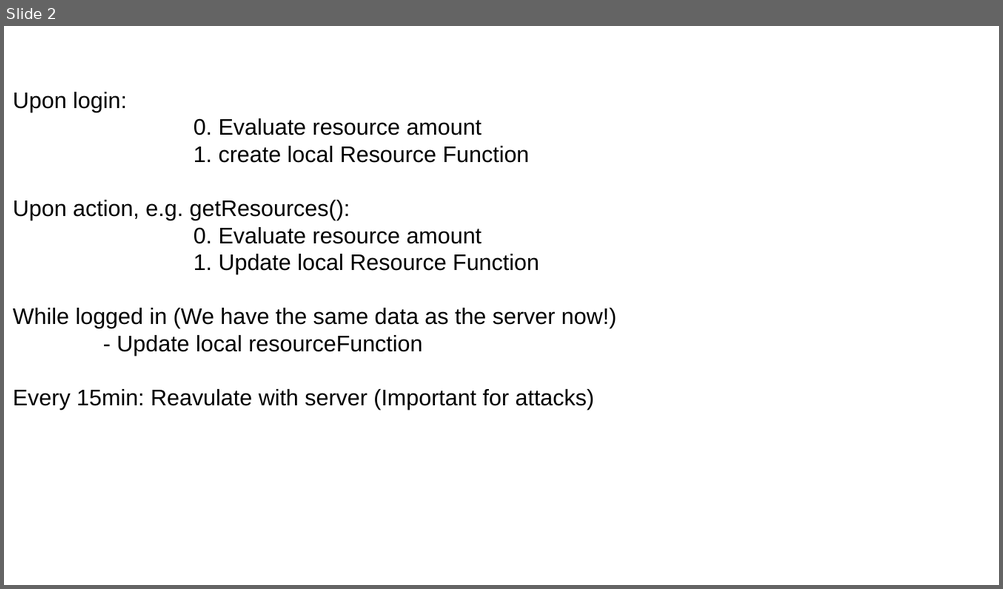
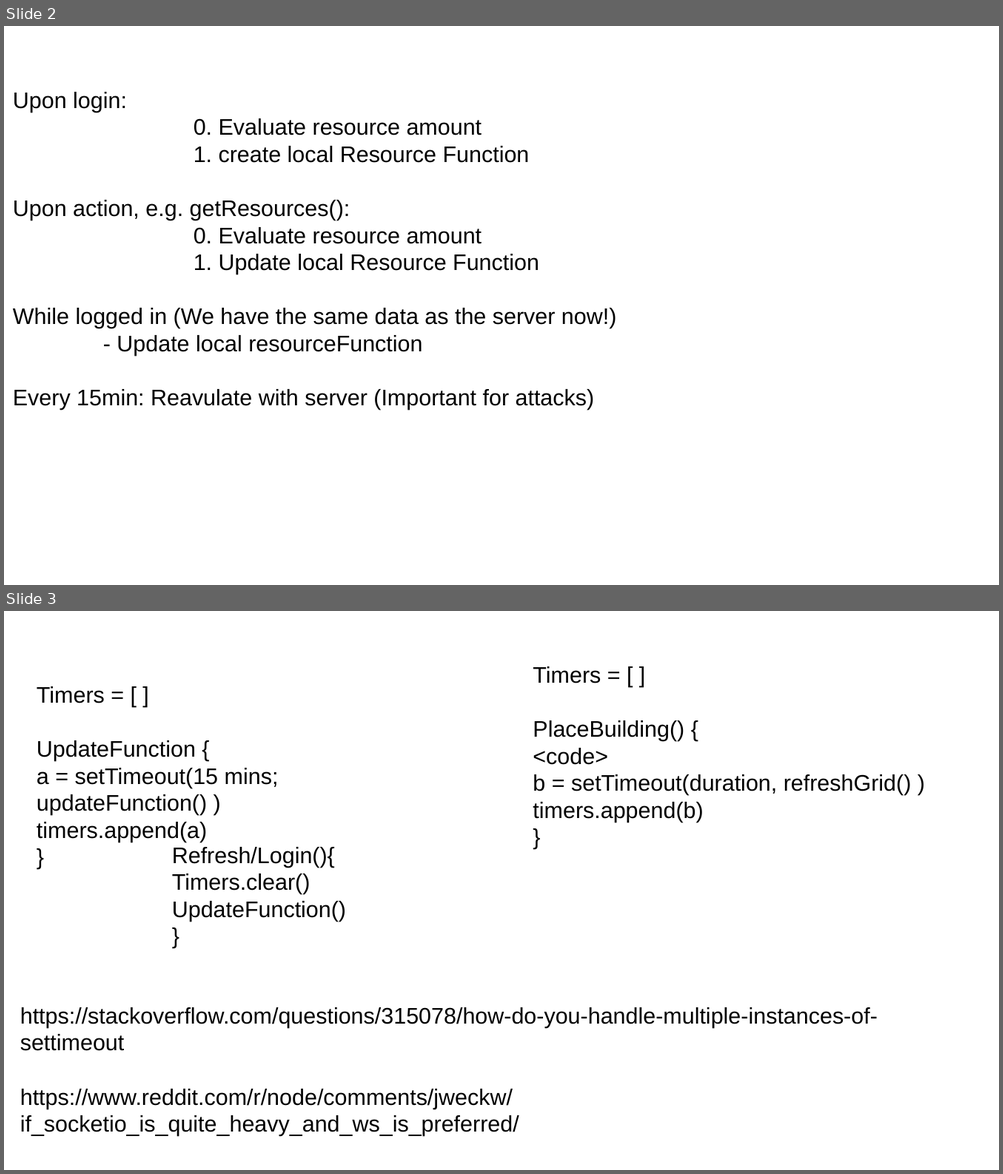
Before and after one commit to JeCheeseSmith/Clash-of-ppdb-s, a slide deck: documentation/timeManagement.odp. Shown one above the other, each under a label of ours: slide 2 before the commit, slides 2 and 3 after it. The pictures are 1003x589 and 1003x1174 pixels, drawn with LibreOffice and Linux fonts; fonts in the diff are those of the drawing. Boxes give left, top, right and bottom in pixels: in the first picture for what was removed or moved away, otherwise in the second. Text is boxed around its words. In the diff, an @@ line names an element or a change of style, - is before the commit and + after.

Commit message:
wrote out pseudo code for timers frontend

```diff
--- a/documentation/timeManagement.odp
+++ b/documentation/timeManagement.odp
@@ slide 3 added at [4,611,999,1170], background #FFFFFF @@
@@ text added at [532,667,911,823], 18 pt, text #000000 @@
+Timers = [ ]
+PlaceBuilding() {
+<code>
+b = setTimeout(duration, refreshGrid() )
+timers.append(b)
+}
@@ text added at [37,686,279,843], 18 pt, text #000000 @@
+Timers = [ ]
+UpdateFunction {
+a = setTimeout(15 mins; updateFunction() )
+timers.append(a)
+}
@@ text added at [172,847,346,922], 18 pt, text #000000 @@
+Refresh/Login(){
+Timers.clear()
+UpdateFunction()
+}
@@ text added at [20,1008,877,1136], 18 pt, text #000000 @@
+https://stackoverflow.com/questions/315078/how-do-you-handle-multiple-instances-of-settimeout
+https://www.reddit.com/r/node/comments/jweckw/if_socketio_is_quite_heavy_and_ws_is_preferred/
```
Also in this commit, not shown: 1 slide changed.
